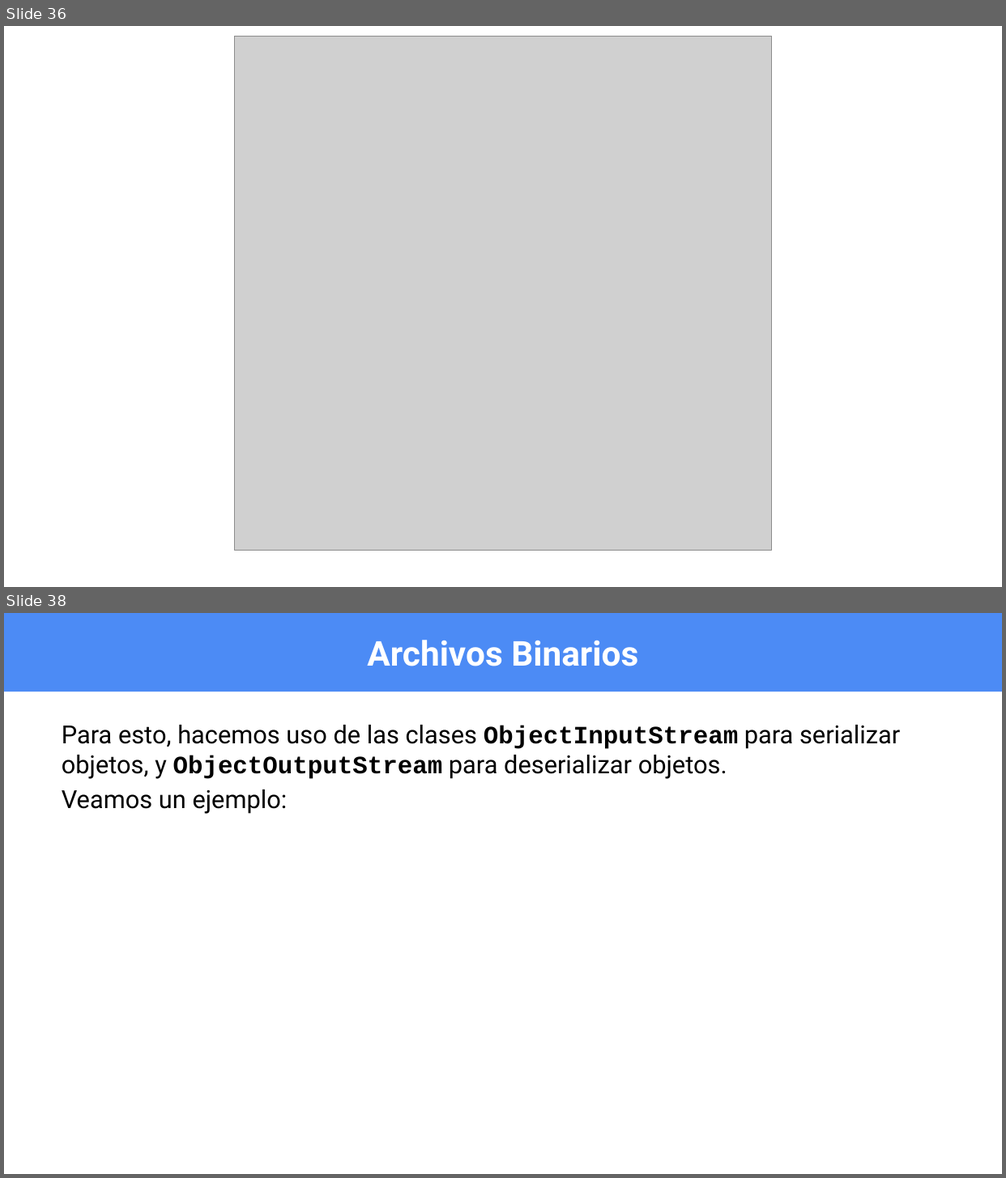
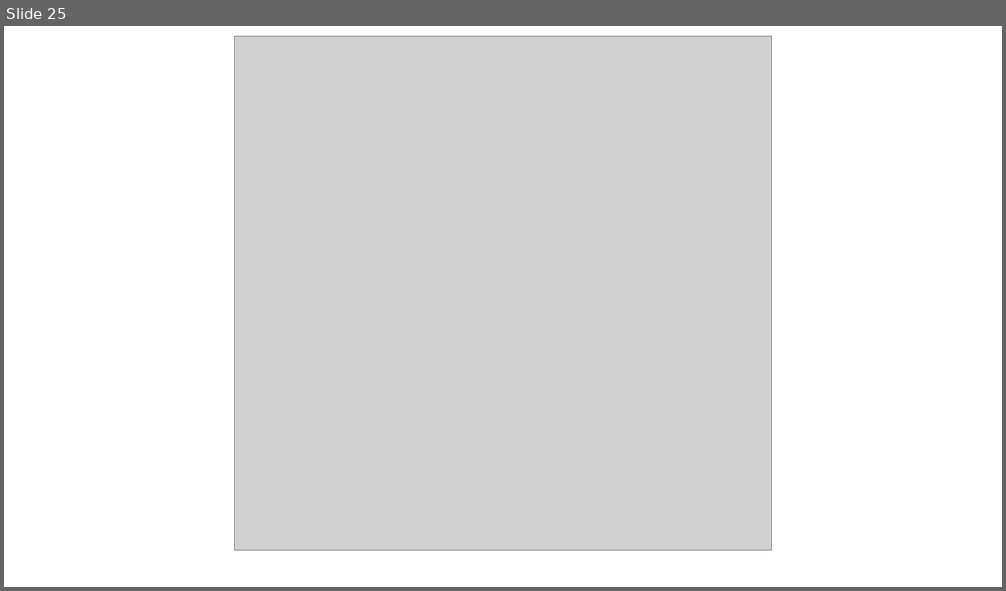
Before and after one commit to OMardil/CS2_2024_EN, a slide deck: M09_Files/01 Presentacion/M09_PPT_Working_with_Files.pptx. Shown one above the other, each under a label of ours: slides 36 and 38 before the commit, slide 25 after it; the slides between them are not shown. The pictures are 1006x1178 and 1006x591 pixels, drawn with LibreOffice and Linux fonts; fonts in the diff are those of the drawing; grey boxes stand for pictures. Boxes give left, top, right and bottom in pixels: in the first picture for what was removed or moved away, otherwise in the second. Text is boxed around its words. In the diff, an @@ line names an element or a change of style, - is before the commit and + after.

```diff
--- a/M09_Files/01 Presentacion/M09_PPT_Working_with_Files.pptx
+++ b/M09_Files/01 Presentacion/M09_PPT_Working_with_Files.pptx
@@ slide 38 removed at (4, 613, 1002, 1174), background #FFFFFF @@
@@ title removed at (4, 613, 1002, 692) @@
-Archivos Binarios
@@ text removed at (62, 725, 900, 814) @@
-Para esto, hacemos uso de las clases ObjectInputStream para serializar objetos, y ObjectOutputStream para deserializar objetos.
-Veamos un ejemplo:
@@ what was slide 36 is now slide 25 @@
```
Also in this commit, not shown: 3 slides changed, 1 slide added, 21 other slides removed, 16 other files.
